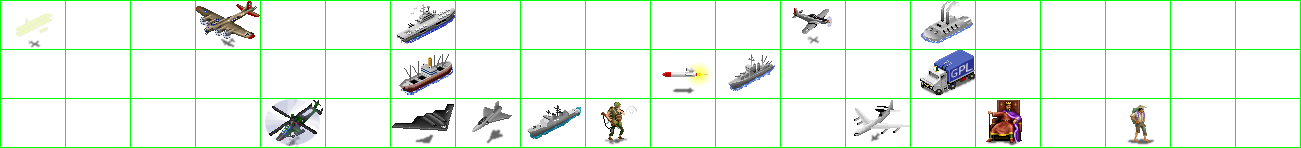
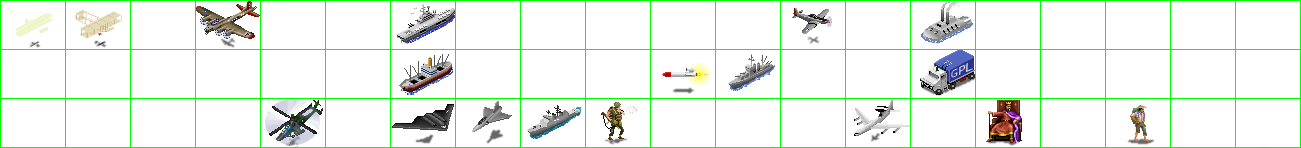
Layers edited between the first and the second 1301×148 image:
painted on "units" over [28, 10, 122, 48]
